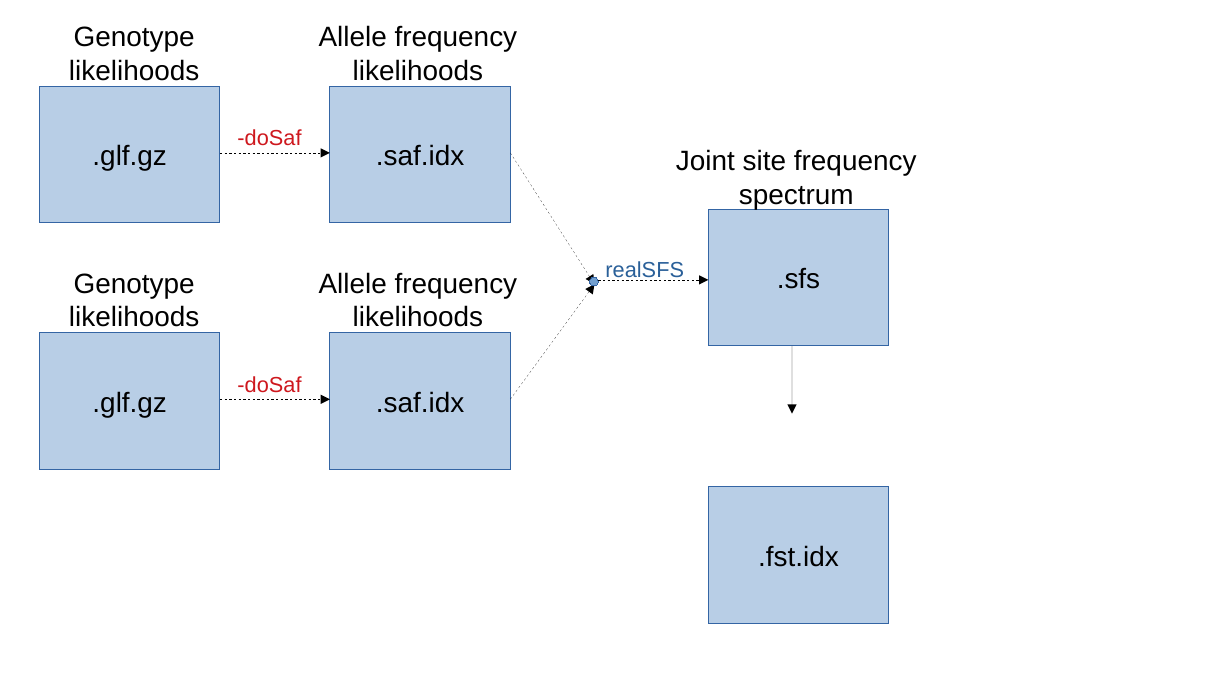
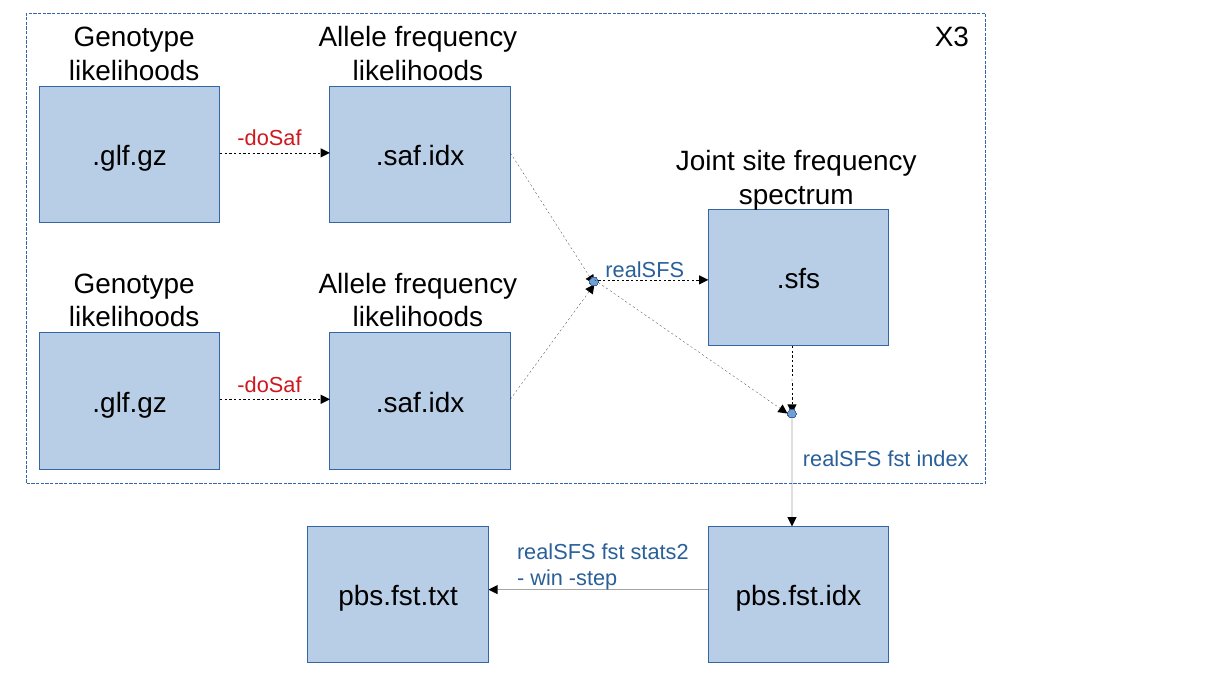
Before and after one commit to mfumagalli/Copenhagen, a slide deck: slide 5 of Files/angsd_wflow.odp. Drawn at 1232x693 pixels with LibreOffice and Linux fonts; fonts in the diff are those of the drawing. Boxes give left, top, right and bottom in pixels: in the first picture for what was removed or moved away, otherwise in the second. Text is boxed around its words. In the diff, an @@ line names an element or a change of style, - is before the commit and + after.

```diff
--- a/Files/angsd_wflow.odp
+++ b/Files/angsd_wflow.odp
@@ rectangle added at (27, 13, 986, 484), outline #3465A4 0 pt @@
@@ text added at (935, 26, 969, 47), 18 pt, text #000000 @@
+X3
@@ arrow added from (595, 279) to (788, 414), #000000 0 pt @@
@@ ellipse added at (788, 409, 797, 418), fill #729FCF, outline #3465A4 0 pt @@
@@ arrow added from (793, 418) to (793, 527), #000000 0 pt @@
@@ text added at (803, 450, 969, 467), 14 pt, text #2A6099 @@
+realSFS fst index
@@ rectangle added at (309, 527, 489, 663), fill #729FCF at 50% opacity, outline #3465A4 0 pt, 18 pt, text #000000 @@
+pbs.fst.txt
@@ rectangle "pbs.fst.idx": place and size @@
-rectangle "pbs.fst.idx" at (709, 487, 889, 624)
+rectangle "pbs.fst.idx" at (709, 527, 889, 663)
@@ text added at (517, 543, 689, 590), 14 pt, text #2A6099 @@
+realSFS fst stats2
+- win -step
@@ arrow added from (709, 590) to (489, 590), #000000 0 pt @@
@@ text in rectangle at (736, 584, 862, 610): text changed @@
-.fst.idx
+pbs.fst.idx
```
Also in this commit, not shown: 1 slide added, 5 other files.
